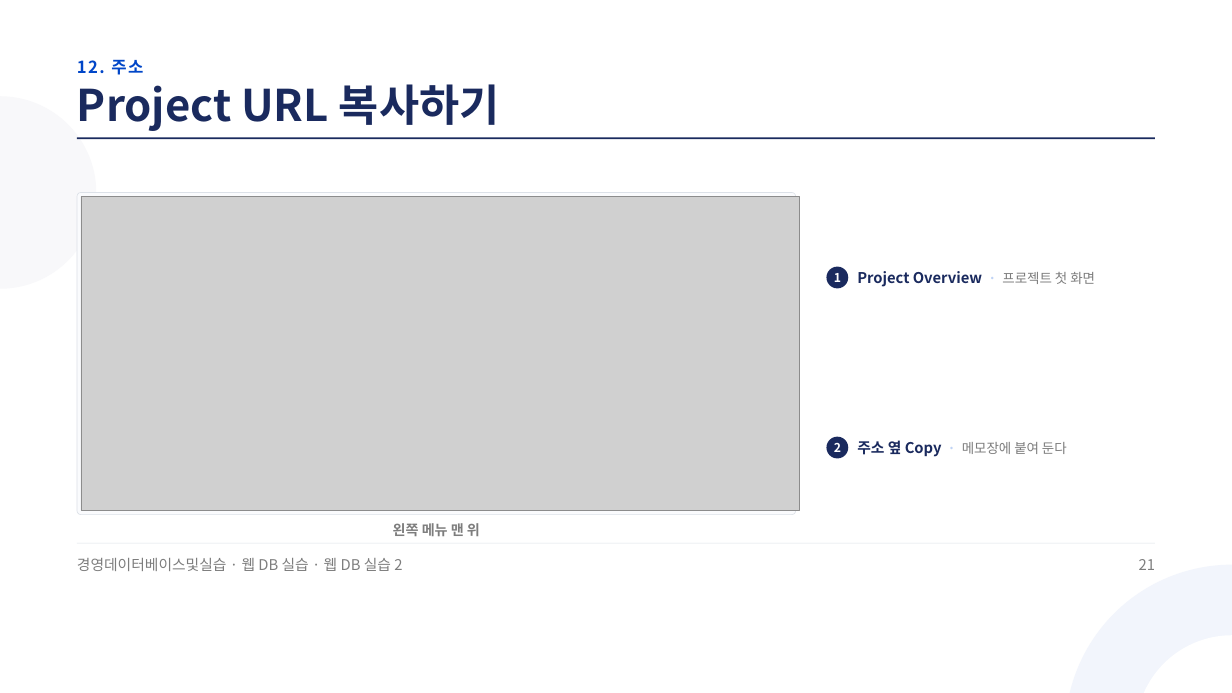
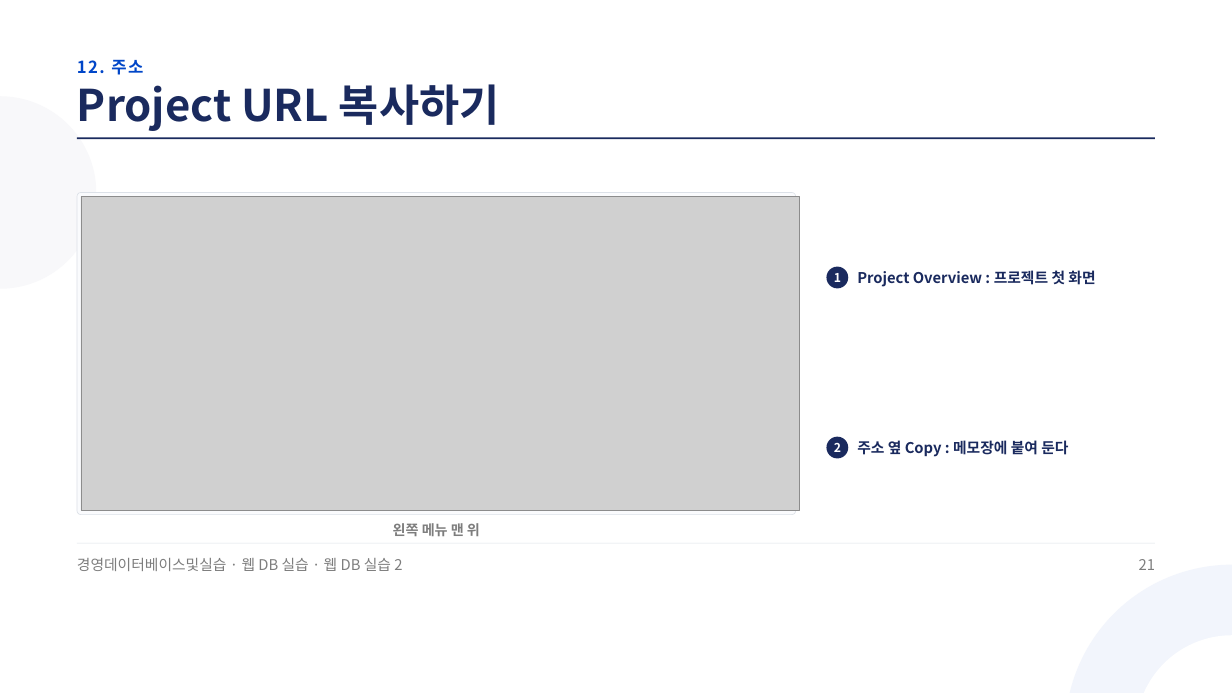
Before and after one commit to jungaistar/materials, a slide deck: slide 21 of koreatech-db/webdb/웹DB실습2_Supabase로_쇼핑몰에_DB_연결하기.pptx. Drawn at 1232x693 pixels with LibreOffice and Linux fonts; fonts in the diff are those of the drawing; grey boxes stand for pictures. Boxes give left, top, right and bottom in pixels: in the first picture for what was removed or moved away, otherwise in the second. Text is boxed around its words. In the diff, an @@ line names an element or a change of style, - is before the commit and + after.

```diff
--- a/koreatech-db/webdb/웹DB실습2_Supabase로_쇼핑몰에_DB_연결하기.pptx
+++ b/koreatech-db/webdb/웹DB실습2_Supabase로_쇼핑몰에_DB_연결하기.pptx
@@ text at bbox=[857, 270, 1095, 287]: text changed @@
-Project Overview · 프로젝트 첫 화면
+Project Overview : 프로젝트 첫 화면
@@ text at bbox=[857, 440, 1068, 457]: text changed; size 15.8 to 17.2 pt; text colour #7D7D7D to #1A2A5E @@
-주소 옆 Copy · 메모장에 붙여 둔다
+주소 옆 Copy : 메모장에 붙여 둔다
```
Also in this commit, not shown: 12 other slides changed.
